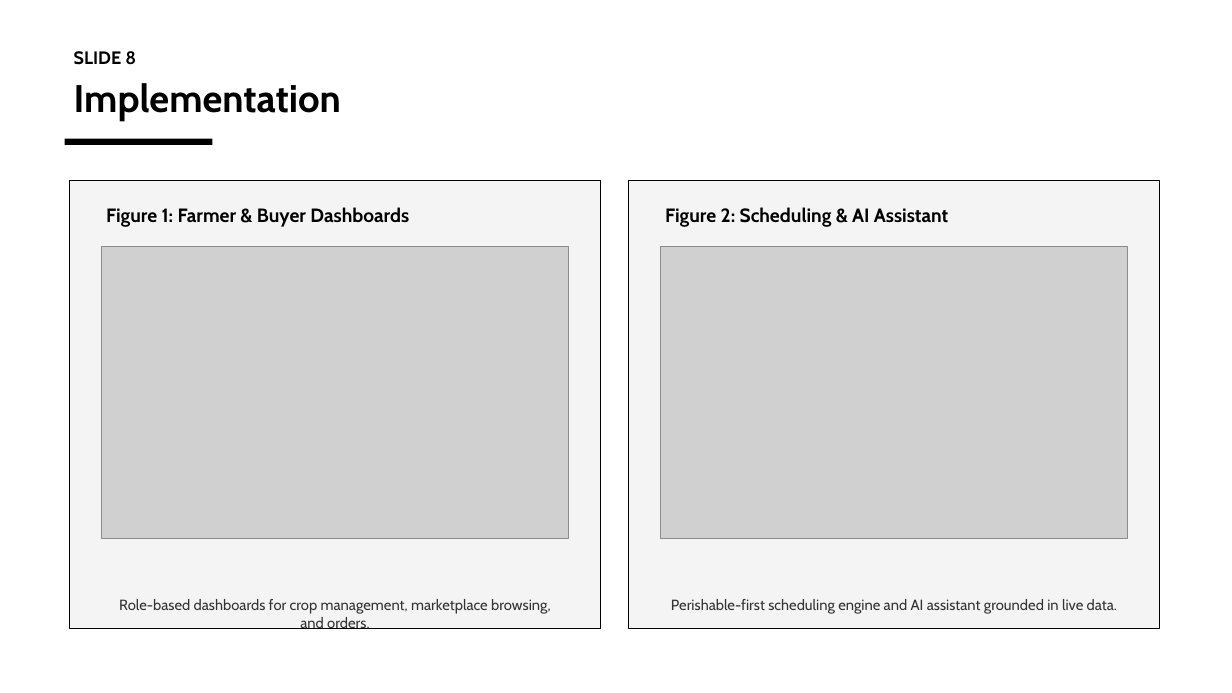
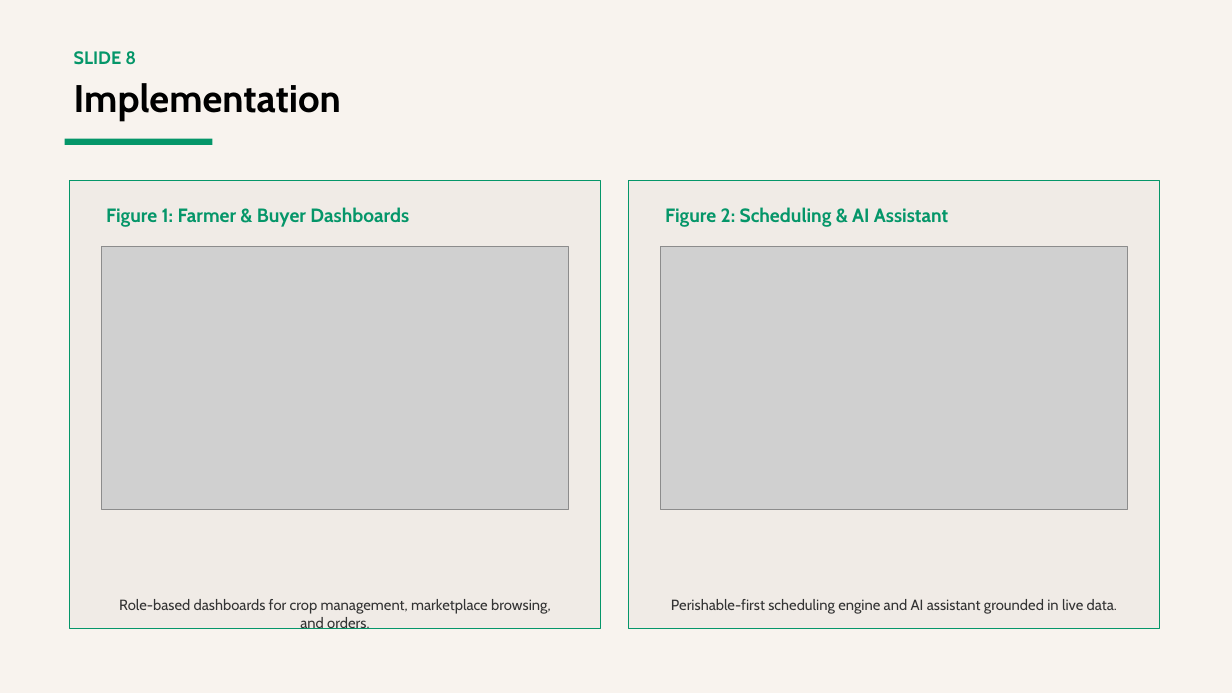
Before and after one commit to charlesfame33-web/IDS, a slide deck: slide 8 of AgriFlow_AI_Defence_Slides.pptx. Drawn at 1232x693 pixels with LibreOffice and Linux fonts; fonts in the diff are those of the drawing; grey boxes stand for pictures. Boxes give left, top, right and bottom in pixels: in the first picture for what was removed or moved away, otherwise in the second. Text is boxed around its words. In the diff, an @@ line names an element or a change of style, - is before the commit and + after.

Commit message:
feat: agriflow screenshots, plain + illustrated report and slides (warm cream/green theme)

```diff
--- a/AgriFlow_AI_Defence_Slides.pptx
+++ b/AgriFlow_AI_Defence_Slides.pptx
@@ background #FFFFFF to #F8F3EE @@
@@ rectangle at box(65, 139, 213, 145): fill #000000 to #059669 @@
@@ rectangle at box(69, 180, 601, 628): fill #F4F4F4 to #F0EBE6; outline #000000 1 pt to #059669 1 pt @@
@@ rectangle at box(628, 180, 1160, 628): fill #F4F4F4 to #F0EBE6; outline #000000 1 pt to #059669 1 pt @@
@@ text colour #000000 to #059669 in 3 elements at box(74, 51, 136, 65), box(106, 207, 409, 227), box(665, 207, 948, 227) @@
@@ picture: place and size @@
-picture at box(102, 247, 568, 539)
+picture at box(102, 247, 568, 509)
@@ picture: place and size @@
-picture at box(661, 247, 1128, 539)
+picture at box(661, 247, 1128, 509)
```
Also in this commit, not shown: 11 other slides changed, 19 other files.
